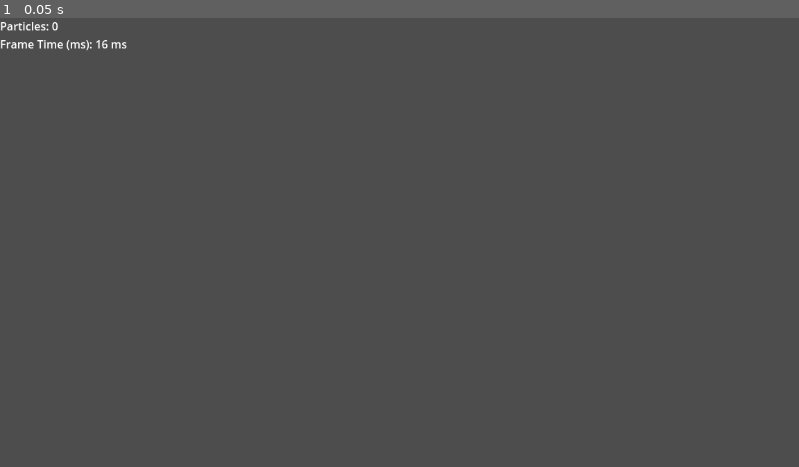
Above: before the commit, frame 1.
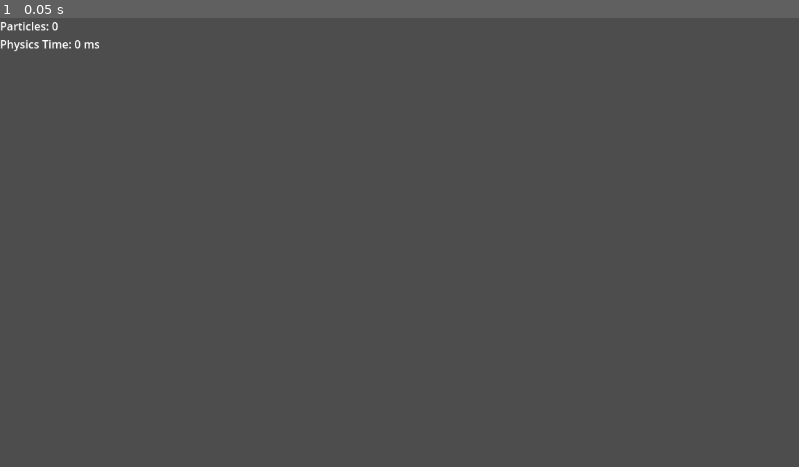
Above: after the commit, the same moment.

Repository: BoonyakornTanrattanakorn/SmoothedParticleHydrodynamics
Game: Godot game, scene res://main.tscn
Same seed, same stepped clock (60 frames per second), same inputs: the game is played once before the commit and once after it.
Inputs:
- Up to frame 1 (0.05 s): no input

The runs differ from the first frame. In frame 1, 0.2% of the frame differs, in the area x 0-16%, y 4-8%.
Error before the commit: Cannot call method 'shader_create_from_spirv' on a null value. (res://density.gd:7)
Error after the commit: Cannot call method 'shader_create_from_spirv' on a null value. (res://Density/density.gd:7)

Commit message:
feat: complete info label

Diff:
--- a/density.gd
+++ b/Density/density.gd
@@ -2,7 +2,7 @@
 class_name Density
 
 static var rd := RenderingServer.create_local_rendering_device()
-static var density_compute_shader_file := load("res://density_compute_shader.glsl")
+static var density_compute_shader_file := load("res://Density/density_compute_shader.glsl")
 static var density_compute_shader_spirv: RDShaderSPIRV = density_compute_shader_file.get_spirv()
 static var density_compute_shader := rd.shader_create_from_spirv(density_compute_shader_spirv)
 static var density_compute_pipeline := rd.compute_pipeline_create(density_compute_shader)
--- a/Particles.tscn
+++ /dev/null
@@ -1,6 +0,0 @@
-[gd_scene load_steps=2 format=3 uid="uid://yxuvn6gceevu"]
-
-[ext_resource type="Script" uid="uid://bj4uf7ya3a1tb" path="res://particle.gd" id="1_kgu82"]
-
-[node name="Particle" type="Node2D"]
-script = ExtResource("1_kgu82")
--- /dev/null
+++ b/Pressure/pressure.gd
@@ -0,0 +1,11 @@
+extends Node
+
+
+# Called when the node enters the scene tree for the first time.
+func _ready() -> void:
+	pass # Replace with function body.
+
+
+# Called every frame. 'delta' is the elapsed time since the previous frame.
+func _process(delta: float) -> void:
+	pass
--- a/main.gd
+++ b/main.gd
@@ -7,8 +7,6 @@
 var initial_particle_num = 0
 
 var particle_num = 0
-
-
 
 # Called when the node enters the scene tree for the first time.
 func _ready() -> void:
@@ -44,14 +42,20 @@
 	else:
 		push_error("Particles is null!")
 
-func _update_labels(delta: float) -> void:
-	$InfoLabel.text = "Particles: " + str(particle_num) + "\n" + \
-					  "Frame Time (ms): " + str(int(1000*delta)) + " ms\n"
+func _update_labels(physics_time: float) -> void:
+	if $InfoLabel != null:
+		$InfoLabel.text = "Particles: " + str(particle_num) + "\n" + \
+						  "Physics Time: " + str(int(physics_time)) + " ms\n"
+	else:
+		push_error("InfoLabel is null!")
+
 # Called every frame. 'delta' is the elapsed time since the previous frame.
 func _process(delta: float) -> void:
+	var start_time = Time.get_ticks_msec()
 	var t = min(delta, Global.time_step)
 	_update_physics(t)
-	_update_labels(delta)
+	var end_time = Time.get_ticks_msec()
+	_update_labels(end_time-start_time)
 
 func _calculate_density_gradient(_position: Vector2) -> Vector2:
 	const delta = 1e-6
@@ -84,15 +88,15 @@
 
 func _bounding_box_collision() -> void:
 	for idx in range(particle_num):
-		if(particle_position_array[idx].x > Global.box_dimension.x - Global.particle_radius):
+		if (particle_position_array[idx].x > Global.box_dimension.x - Global.particle_radius):
 			particle_position_array[idx].x = Global.box_dimension.x - Global.particle_radius;
 			particle_velocity_array[idx].x *= -Global.damp;
-		elif(particle_position_array[idx].x < Global.particle_radius):
+		elif (particle_position_array[idx].x < Global.particle_radius):
 			particle_position_array[idx].x = Global.particle_radius;
 			particle_velocity_array[idx].x *= -Global.damp;
-		if(particle_position_array[idx].y > Global.box_dimension.y - Global.particle_radius):
+		if (particle_position_array[idx].y > Global.box_dimension.y - Global.particle_radius):
 			particle_position_array[idx].y = Global.box_dimension.y - Global.particle_radius;
 			particle_velocity_array[idx].y *= -Global.damp;
-		elif(particle_position_array[idx].y < Global.particle_radius):
+		elif (particle_position_array[idx].y < Global.particle_radius):
 			particle_position_array[idx].y = Global.particle_radius;
 			particle_velocity_array[idx].y *= -Global.damp;
--- a/main.tscn
+++ b/main.tscn
@@ -4,7 +4,7 @@
 [ext_resource type="Script" uid="uid://biu7k7fqr8fun" path="res://density_field.gd" id="2_0xm2m"]
 [ext_resource type="Script" uid="uid://bj4uf7ya3a1tb" path="res://particle.gd" id="2_h2yge"]
 
-[node name="MainScene" type="Node2D"]
+[node name="Main" type="Node2D"]
 script = ExtResource("1_main")
 
 [node name="DensityGradientField" type="Node2D" parent="."]
Renamed: density.gd.uid -> Density/density.gd.uid
Renamed: density_compute_shader.glsl -> Density/density_compute_shader.glsl
Not shown, added: Density/density_compute_shader.glsl.import
Not shown, added: Pressure/pressure.gd.uid
Not shown, added: Pressure/pressure_compute_shader.glsl
Not shown, added: Pressure/pressure_compute_shader.glsl.import
Not shown, removed: density_compute_shader.glsl.import
